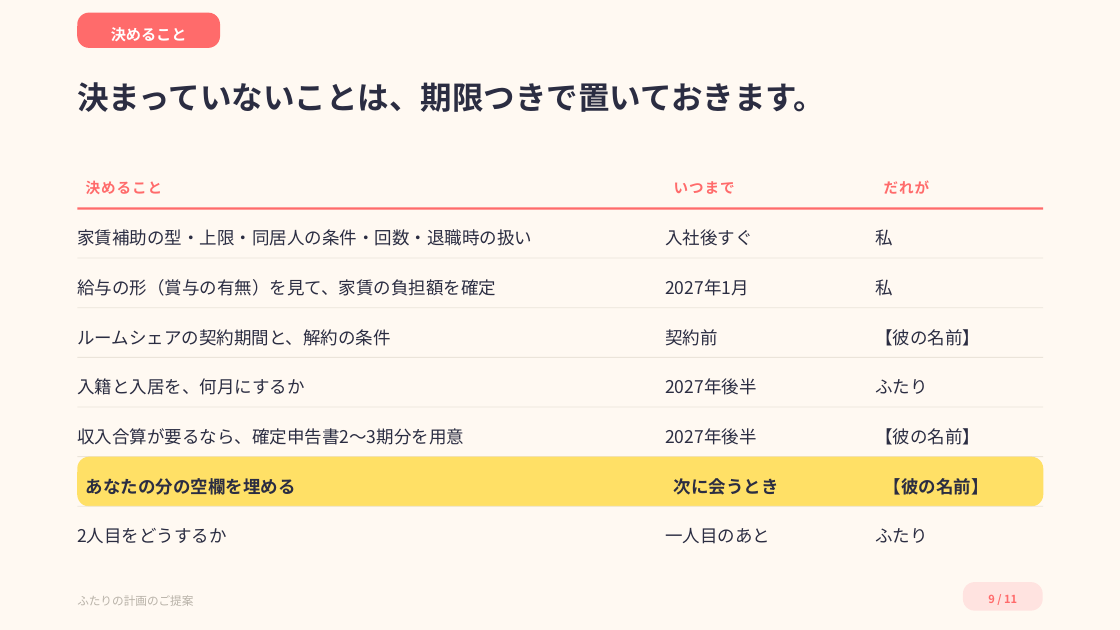
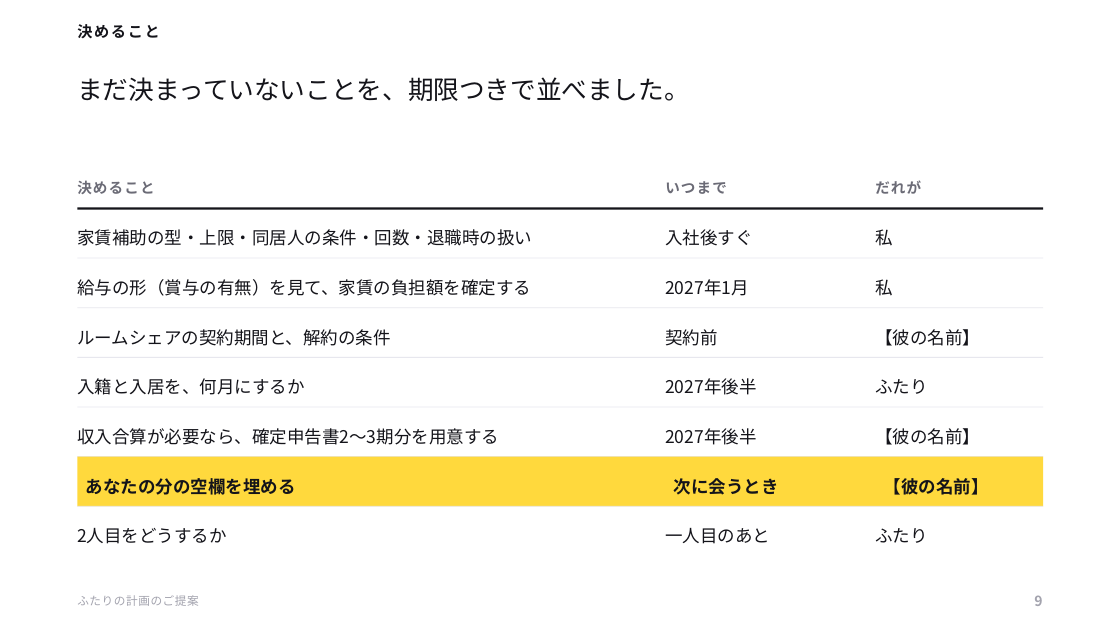
Before and after one commit to ayaka1933-glitch/portfolio, a slide deck: slide 9 of proposal/ふたりの計画のご提案.pptx. Drawn at 1120x630 pixels with LibreOffice and Linux fonts; fonts in the diff are those of the drawing. Boxes give left, top, right and bottom in pixels: in the first picture for what was removed or moved away, otherwise in the second. Text is boxed around its words. In the diff, an @@ line names an element or a change of style, - is before the commit and + after.

```diff
--- a/proposal/ふたりの計画のご提案.pptx
+++ b/proposal/ふたりの計画のご提案.pptx
@@ background #FFF9F2 to #FFFFFF @@
@@ text "決めること": place and size @@
-text "決めること" at [77, 13, 220, 48]
+text "決めること" at [77, 24, 160, 38]
@@ text "決めること" at [77, 24, 160, 38]: text colour #FFFFFF to #14141A, letter spacing 0 to 1.5 pt; alignment centre to left; vertical alignment middle to top; fill #FF6B6B to none @@
@@ text at [77, 77, 690, 101]: text changed; size 27 to 22 pt; text colour #2B2D42 to #14141A; bold off @@
-決まっていないことは、期限つきで置いておきます。
+まだ決まっていないことを、期限つきで並べました。
@@ 3 texts: place and size @@
-3 texts at [86, 180, 930, 194]
+3 texts at [77, 180, 921, 194]
@@ text colour #FF6B6B to #6B6B76, letter spacing 0.8 to 1 pt in 3 elements at [77, 180, 154, 194], [665, 181, 727, 194], [875, 180, 921, 194] @@
@@ rectangle at [77, 208, 1044, 210]: fill #FF6B6B to #14141A @@
@@ text at [77, 279, 531, 296]: text changed; text colour #2B2D42 to #14141A @@
-給与の形（賞与の有無）を見て、家賃の負担額を確定
+給与の形（賞与の有無）を見て、家賃の負担額を確定する
@@ text at [77, 428, 499, 445]: text changed; text colour #2B2D42 to #14141A @@
-収入合算が要るなら、確定申告書2〜3期分を用意
+収入合算が必要なら、確定申告書2〜3期分を用意する
@@ rectangle at [77, 457, 1044, 507]: rounded rectangle to rectangle; fill #FFE066 to #FFD93D @@
@@ fill #EBE4DA to #E7E7EE in 6 elements at [77, 258, 1044, 259], [77, 308, 1044, 308], [77, 357, 1044, 358], [77, 407, 1044, 408], [77, 456, 1044, 457], [77, 506, 1044, 507] @@
@@ text colour #2B2D42 to #14141A in 19 elements at [77, 229, 532, 246], [665, 229, 752, 246], [875, 229, 892, 246], [665, 279, 749, 296], [875, 279, 892, 296], [77, 329, 391, 346], [665, 329, 717, 346], [875, 329, 980, 346], [77, 378, 305, 395], [665, 378, 756, 395], [875, 379, 927, 394], [665, 428, 756, 445], [875, 428, 980, 445], [86, 478, 296, 495], [674, 478, 779, 495], [884, 478, 989, 495], [77, 528, 227, 544], [665, 528, 770, 544], [875, 528, 927, 543] @@
@@ text "ふたりの計画のご提案" at [77, 595, 199, 606]: text colour #B8B2A8 to #A3A3AE, letter spacing 0 to 0.5 pt @@
@@ text "9": place and size @@
-text "9" at [963, 582, 1043, 611]
+text "9" at [1034, 595, 1042, 606]
@@ text "9" at [1034, 595, 1042, 606]: vertical alignment middle to top; fill #FFE3E0 to none @@
@@ text at [1034, 595, 1042, 606]: text changed; size 9.5 to 12 pt; text colour #FF6B6B to #A3A3AE @@
-9 / 11
+9
```
Also in this commit, not shown: 10 other slides changed, 4 other files.
